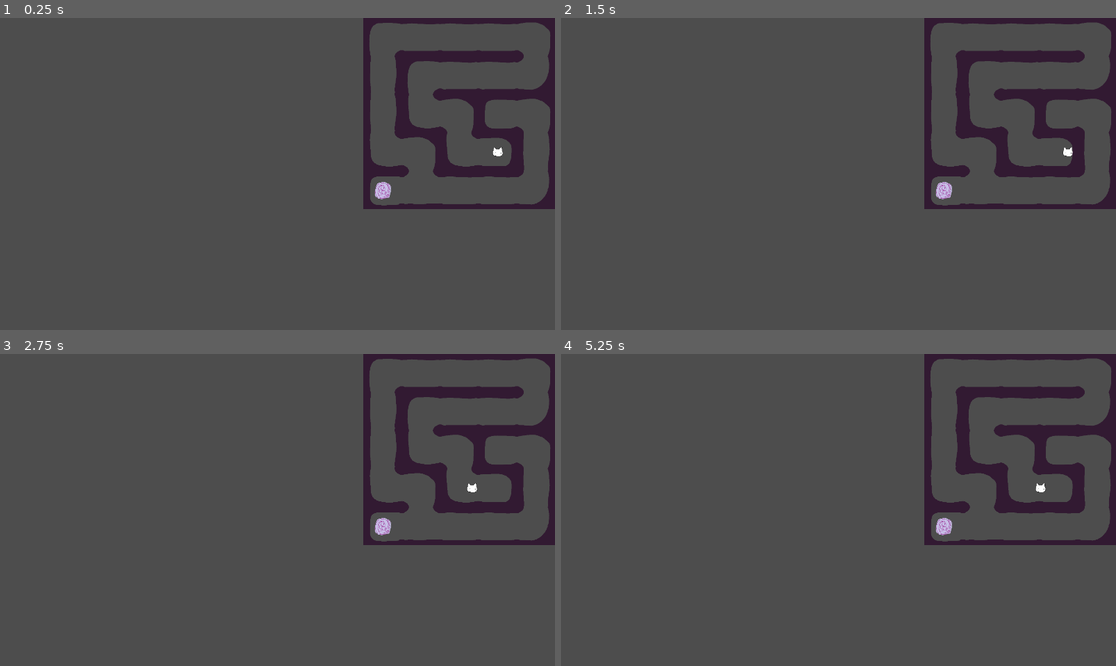
Above: before the commit, frames 1-4 (two rows, left to right).
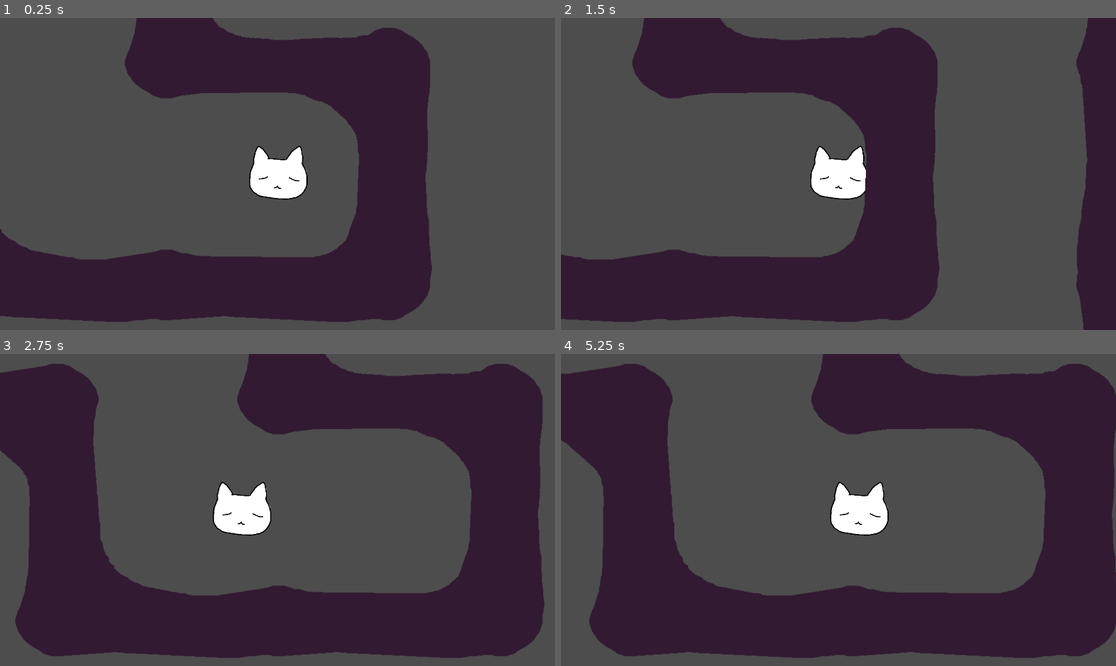
Above: after the commit, the same moments.

Repository: emeryplyler/Paths
Game: Godot game, scene res://main_game_scene/root.tscn
Two runs of this game, one before a commit and one after it. Both use one fixed random seed, a clock stepped at 60 frames per second and the inputs below.
Inputs:
- Up to frame 1 (0.25 s): no input
- Up to frame 2 (1.5 s): tap Enter (ui_accept) at 0.5, 0.77 s; hold D (Right) from 0.53 s (still down)
- Up to frame 3 (2.75 s): tap Enter (ui_accept) at 1.52, 2 s; release D (Right) at 2.03 s; hold A (Left) from 2.03 s (still down)
- Up to frame 4 (5.25 s): release A (Left) at 2.78 s; hold D (Right) 2.78-4.28 s; tap Enter (ui_accept) at 3.02, 3.77, 4.52 s; hold A (Left) 4.28-5.03 s; hold D (Right) from 5.03 s (still down)

The runs differ from the first frame. In frame 1, 38% of the frame differs, in the area x 0-100%, y 0-98%; in frame 2, 43%; in frame 3, 50%; in frame 4, 50%.

Commit message:
starting new player sprite

Diff:
--- a/main_game_scene/Maze.gd
+++ b/main_game_scene/Maze.gd
@@ -122,5 +122,5 @@
 func _on_player_entered_portal():
 	passes += 1
 	destroy_portal()
+	# TODO: do save data right here or something
 	level_gen()
-	# TODO: do save data right here or something
--- a/main_game_scene/root.tscn
+++ b/main_game_scene/root.tscn
@@ -120,7 +120,7 @@
 texture = ExtResource("2_64tbq")
 
 [node name="Camera2D" type="Camera2D" parent="Player"]
-zoom = Vector2(0.345, 0.345)
+zoom = Vector2(2, 2)
 limit_left = 0
 limit_top = 0
 limit_right = 1920
Not shown, changed: .gitignore
